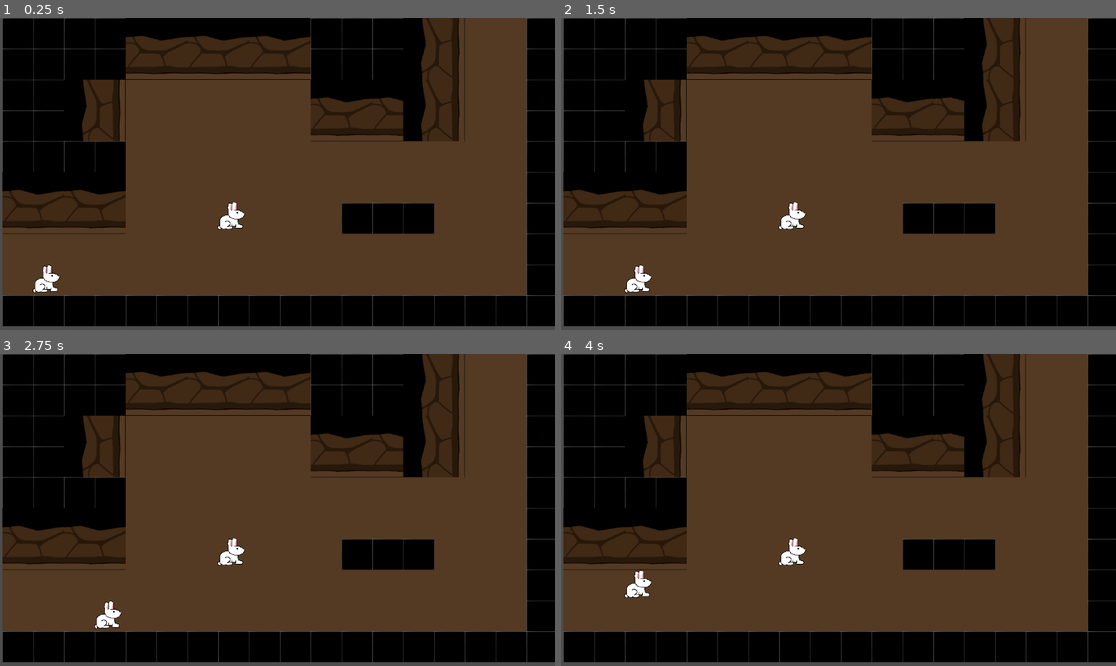
Above: before the commit, frames 1-4 (two rows, left to right).
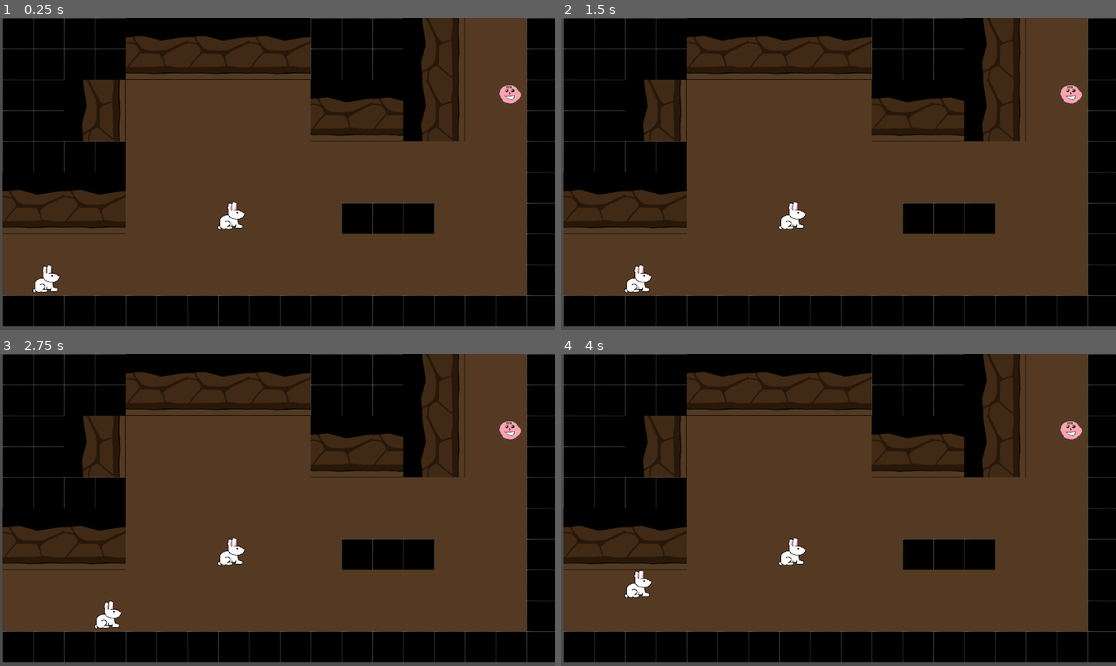
Above: after the commit, the same moments.

Repository: pbagnoud/minijam181
Game: Godot game, scene res://scenes/Main.tscn
Two runs of this game, one before a commit and one after it. Both use one fixed random seed, a clock stepped at 60 frames per second and the inputs below.
Inputs:
- Up to frame 1 (0.25 s): no input
- Up to frame 2 (1.5 s): tap Enter at 0.5 s; hold Right (ui_right) 0.53-1.28 s; tap Space at 1.25 s; hold Down (ui_down) from 1.28 s (still down)
- Up to frame 3 (2.75 s): tap Enter at 2 s; release Down (ui_down) at 2.03 s; hold Right (ui_right) from 2.03 s (still down)
- Up to frame 4 (4 s): tap Space at 2.75 s; release Right (ui_right) at 2.78 s; hold Up (ui_up) 2.78-3.53 s; tap Enter at 3.5 s; hold Left (ui_left) from 3.53 s (still down)

The runs differ from the first frame. In frame 1, 0.2% of the frame differs, in the area x 89-94%, y 21-28%; in frame 2, 0.2%; in frame 3, 0.2%; in frame 4, 0.2%.

Commit message:
Added end screen

Diff:
--- /dev/null
+++ b/minijam181/assets/Themes/Start_Menu.tres
@@ -0,0 +1,4 @@
+[gd_resource type="Theme" format=3 uid="uid://cimqaqw5ekmms"]
+
+[resource]
+default_font_size = 50
--- a/minijam181/scenes/Main.tscn
+++ b/minijam181/scenes/Main.tscn
@@ -6,7 +6,9 @@
 [ext_resource type="Texture2D" uid="uid://cvcgmfk8pha3a" path="res://assets/Map assets/wall.png" id="3_rarhs"]
 [ext_resource type="PackedScene" uid="uid://dema5gfnj8ak7" path="res://scenes/Enemy.tscn" id="4_rarhs"]
 [ext_resource type="PackedScene" uid="uid://bntvnfqnukc0h" path="res://scenes/Player.tscn" id="5_vcsgt"]
+[ext_resource type="PackedScene" uid="uid://uq1dwtg35l21" path="res://scenes/Goal.tscn" id="6_c01mt"]
 [ext_resource type="PackedScene" uid="uid://c4nic6eaf3j7e" path="res://scenes/Rabbit.tscn" id="7_nxtc6"]
+[ext_resource type="Theme" uid="uid://cimqaqw5ekmms" path="res://assets/Themes/Start_Menu.tres" id="8_q8u5g"]
 
 [sub_resource type="TileSetAtlasSource" id="TileSetAtlasSource_nxtc6"]
 texture = ExtResource("2_c01mt")
@@ -34,6 +36,9 @@
 sources/4 = SubResource("TileSetAtlasSource_rarhs")
 sources/0 = SubResource("TileSetAtlasSource_nxtc6")
 
+[sub_resource type="Theme" id="Theme_nxtc6"]
+default_font_size = 50
+
 [node name="Main" type="Node2D"]
 script = ExtResource("1_elqb8")
 
@@ -52,4 +57,32 @@
 [node name="Rabbit" parent="." instance=ExtResource("7_nxtc6")]
 position = Vector2(480, 413)
 
+[node name="EndScreen" type="ColorRect" parent="."]
+visible = false
+offset_right = 1152.0
+offset_bottom = 649.0
+color = Color(0.500391, 0.322749, 0.103923, 1)
+
+[node name="RichTextLabel" type="RichTextLabel" parent="EndScreen"]
+layout_mode = 0
+offset_left = 395.0
+offset_top = 251.0
+offset_right = 739.0
+offset_bottom = 325.0
+theme = SubResource("Theme_nxtc6")
+text = "Well Done ! "
+
+[node name="Button" type="Button" parent="EndScreen"]
+layout_mode = 0
+offset_left = 307.0
+offset_top = 369.0
+offset_right = 784.0
+offset_bottom = 446.0
+theme = ExtResource("8_q8u5g")
+text = "Go to the next level"
+
+[node name="Goal" parent="." instance=ExtResource("6_c01mt")]
+position = Vector2(1061, 161)
+
 [connection signal="hit" from="Enemy" to="." method="_on_enemy_hit"]
+[connection signal="goal" from="Goal" to="." method="_on_goal_goal"]
--- a/minijam181/scenes/Start_Menu.tscn
+++ b/minijam181/scenes/Start_Menu.tscn
@@ -1,9 +1,7 @@
 [gd_scene load_steps=4 format=3 uid="uid://bqfkpajbcee7v"]
 
 [ext_resource type="Script" uid="uid://bi8iri4tgm8hk" path="res://scripts/start_menu.gd" id="1_jufen"]
-
-[sub_resource type="Theme" id="Theme_jufen"]
-default_font_size = 50
+[ext_resource type="Theme" uid="uid://cimqaqw5ekmms" path="res://assets/Themes/Start_Menu.tres" id="2_f82dj"]
 
 [sub_resource type="Theme" id="Theme_f82dj"]
 default_font_size = 60
@@ -16,7 +14,7 @@
 offset_top = 332.0
 offset_right = 561.0
 offset_bottom = 363.0
-theme = SubResource("Theme_jufen")
+theme = ExtResource("2_f82dj")
 text = "Start"
 
 [node name="RichTextLabel" type="RichTextLabel" parent="."]
--- a/minijam181/scripts/main.gd
+++ b/minijam181/scripts/main.gd
@@ -1,8 +1,10 @@
 extends Node2D
 
+@onready var end_screen: ColorRect = $EndScreen
 
 func _on_goal_goal() -> void:
 	print("FINI")
+	end_screen.visible = true
 	# Terminer la scene et passer au niveau suivant
 
 
--- a/minijam181/scripts/rabbit.gd
+++ b/minijam181/scripts/rabbit.gd
@@ -5,3 +5,4 @@
 func _on_body_entered(body: Node2D) -> void:
 	if body.is_in_group("Player"):
 		friend_found.emit()
+		visible = false
Not shown: 1 places in minijam181/scenes/Main.tscn that only renumber resources
